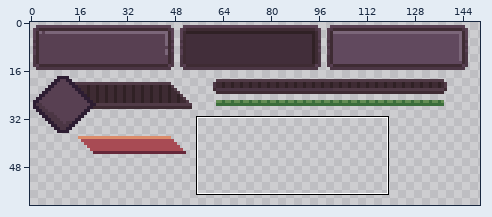
Pixel-art file, stored at Assets/UI/UI.aseprite. Above: a wide view before the commit, with the close-up outlined.
Close-up. Old version:
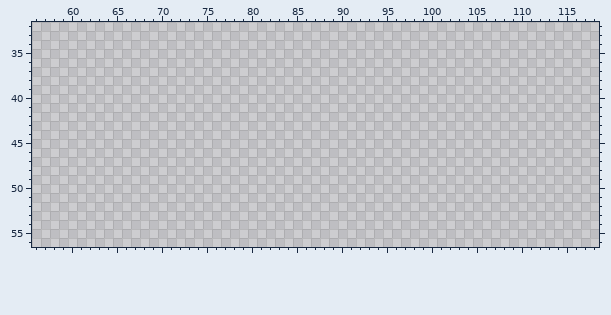
170x98 pixels, 1 frame. Colours within 5 levels of each other are drawn and written as one. Shown: x 56..118, y 32..56. The wide view leaves out empty margins.
And afterwards:
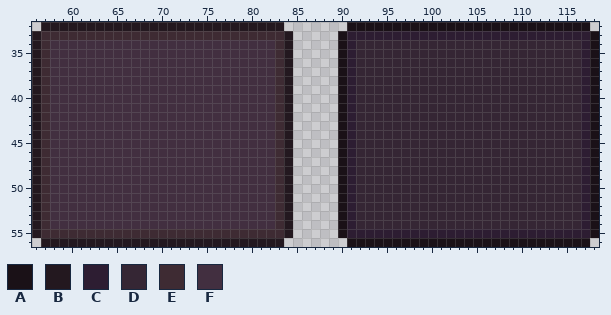
Palette (. is transparent): A #1a1117  B #23181f  C #2d1d32  D #352634  E #3e2b33  F #422f40
The edit:
The edit adds colour A in row 32 at x 91 to 117; in rows 33 to 55 at x 90 and 118; in row 56 at x 91 to 117.
The edit adds colour B in row 32 at x 57 to 83; in rows 33 to 55 at x 56 and 84; in row 56 at x 57 to 83.
The edit adds colour C in row 33 at x 91 to 117; in rows 34 to 54 at x 91 and 117; in row 55 at x 91 to 117.
The edit adds colour D in rows 34 to 54 at x 92 to 116.
The edit adds colour E in row 33 at x 57 to 83; in rows 34 to 54 at x 57 and 83; in row 55 at x 57 to 83.
The edit adds colour F in rows 34 to 54 at x 58 to 82.
